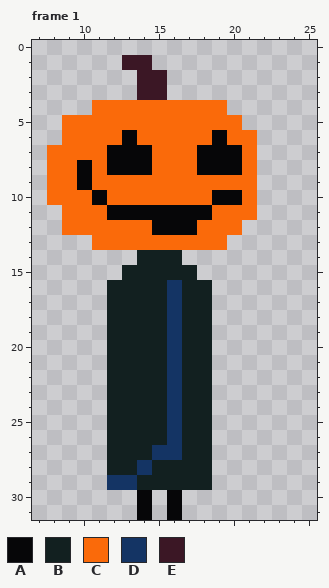
Two versions of one pixel-art file, Assets/Characters/Halloween Guy Bouncy walk.aseprite. Above is the file before it was changed.
64x64 pixels, 7 frames. Shown: frame 1: x 7..25, y 0..31. The old version is drawn lined up with the new one, on the new canvas. The commit also changed other frames, which this record leaves out.
Visible layers, top first: "Eyes n Mouth", "Body/Head".
Palette (. is transparent): A #060608  B #122020  C #fa6a0a  D #143464  E #3b1725
Pixels before, frame 1, first column x 8:
 1 .....EE.......
 2 ......EE......
 3 ......EE......
 4 ...CCCCCCCCC..
 5 .CCCCCCCCCCCC.
 6 .CCCCACCCCCACC
 7 CCCCAAACCCAAAC
 8 CCACAAACCCAAAC
 9 CCACCCCCCCCCCC
10 CCCACCCCCCCAAC
11 .CCCAAAAAAACCC
12 .CCCCCCAAACCC.
13 ...CCCCCCCCC..
14 ......BBB.....
15 .....BBBBB....
16 ....BBBBDBB...
17 ....BBBBDBB...
18 ....BBBBDBB...
19 ....BBBBDBB...
20 ....BBBBDBB...
21 ....BBBBDBB...
22 ....BBBBDBB...
23 ....BBBBDBB...
24 ....BBBBDBB...
25 ....BBBBDBB...
26 ....BBBBDBB...
27 ....BBBDDBB...
28 ....BBDBBBB...
29 ....DDBBBBB...
30 ......A.A.....
31 ......A.A.....
Now the later version:
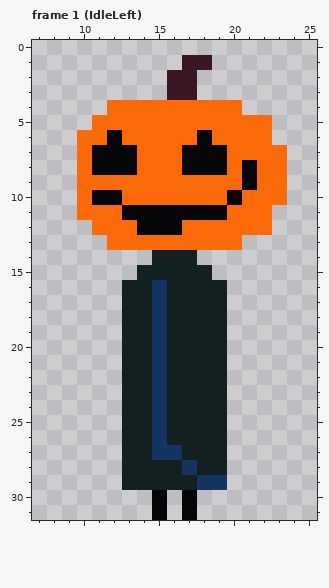
The commit says: Imported new walking animations for hallo guy
The edit:
canvas 64x64 -> 32x32, the old top-left corner now at -16,-16 (the part of the old canvas that was cut away was empty and is not shown)
Changed rows in their new state; - is an unchanged pixel.
Frame 1 (IdleLeft):
first column x 8:
 1 -----..--EE-----
 2 ------..EE------
 3 ------..EE------
 4 ---.--------C---
 5 -..----------CC-
 6 -.--AC----AC--C-
 7 ..-A--C--A--C-CC
 8 ..CA--C--A--CACC
 9 ..C----------ACC
10 ..--A------C--CC
11 -.--C------A--C-
12 -..---A--C---CC-
13 ---.--------C---
14 ------.--B------
15 -----.----B-----
16 ----.--DB--B----
17 ----.--DB--B----
18 ----.--DB--B----
19 ----.--DB--B----
20 ----.--DB--B----
21 ----.--DB--B----
22 ----.--DB--B----
23 ----.--DB--B----
24 ----.--DB--B----
25 ----.--DB--B----
26 ----.--DB--B----
27 ----.------B----
28 ----.-B--D-B----
29 ----.B----DD----
30 ------.A.A------
31 ------.A.A------
Where, in picture pixels (left, top, right, bottom), the same in both pictures:
changed: (47, 55, 287, 520)
